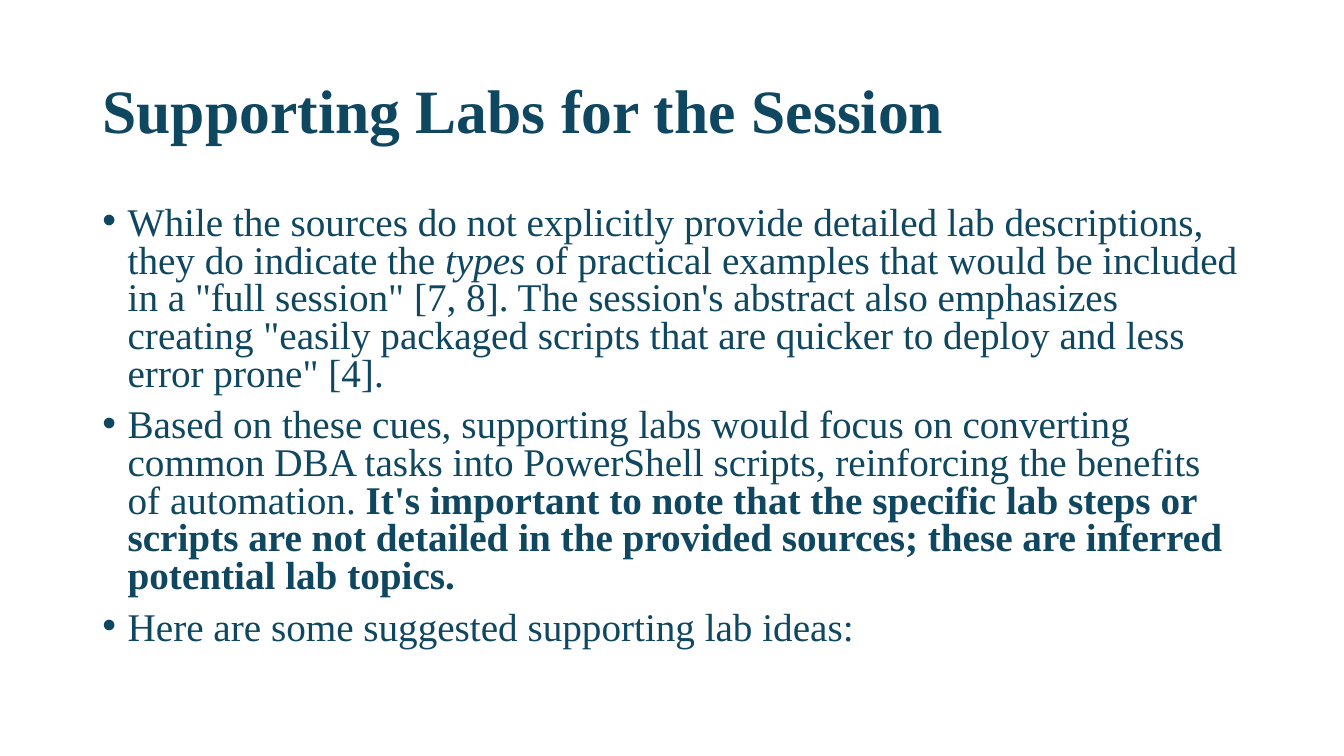
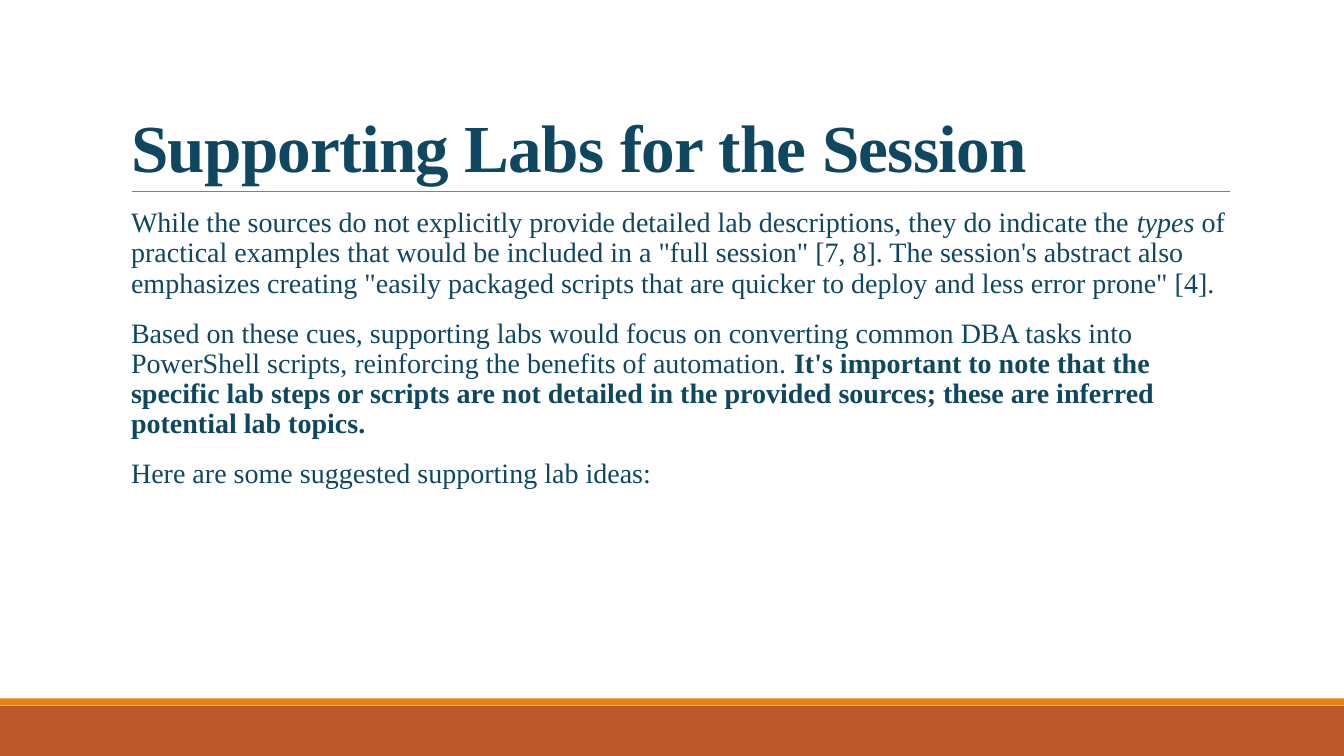
Before and after one commit to David-Seis/Presentations, a slide deck: slide 12 of Sessions/Intro to PowerShell Automation for the MSSQL DBA/2025-07-19 - SQLSATSF/Intro to powershell Automation.pptx. Drawn at 1344x756 pixels with LibreOffice and Linux fonts; fonts in the diff are those of the drawing. Boxes give left, top, right and bottom in pixels: in the first picture for what was removed or moved away, otherwise in the second. Text is boxed around its words. In the diff, an @@ line names an element or a change of style, - is before the commit and + after.

Commit message:
Update presentation files for SQL Server sessions with new content

```diff
--- a/Sessions/Intro to PowerShell Automation for the MSSQL DBA/2025-07-19 - SQLSATSF/Intro to powershell Automation.pptx
+++ b/Sessions/Intro to PowerShell Automation for the MSSQL DBA/2025-07-19 - SQLSATSF/Intro to powershell Automation.pptx
@@ title "Supporting Labs for the Session": place and size @@
-title "Supporting Labs for the Session" at (102,89,943,144)
+title "Supporting Labs for the Session" at (131,124,1027,185)
@@ title "Supporting Labs for the Session" at (131,124,1027,185): size 44 to 48 pt, letter spacing 0 to -0.5 pt; line spacing 0.9 to 0.85; vertical alignment middle to bottom @@
@@ text "While the sources do not ..." at (131,212,1225,489): size 28 to 20 pt; bullet • to  ; line spacing 0.8 to 0.9; more space between paragraphs @@
@@ line added from (132, 192) to (1231, 192), #808080 0.5 pt @@
@@ rectangle added at (0,706,1344,756), fill #BD582C @@
@@ rectangle added at (0,699,1344,706), fill #E48312 @@
```
Also in this commit, not shown: 14 other slides changed, 1 slide added, 2 other files.
